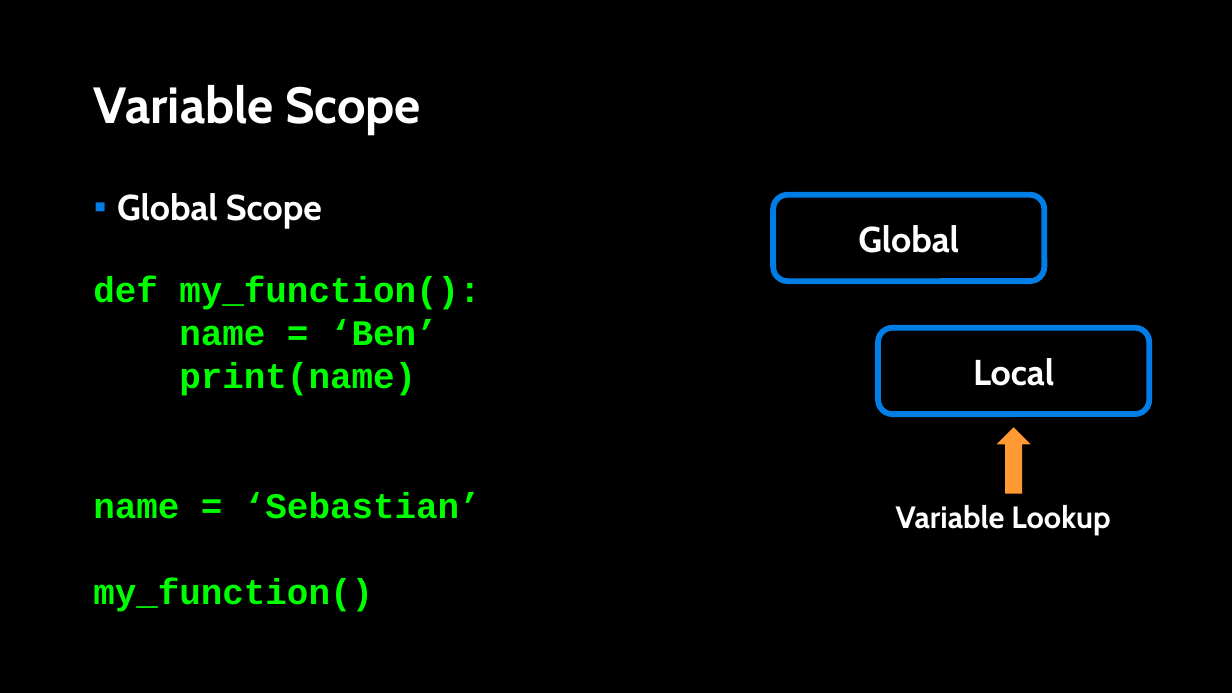
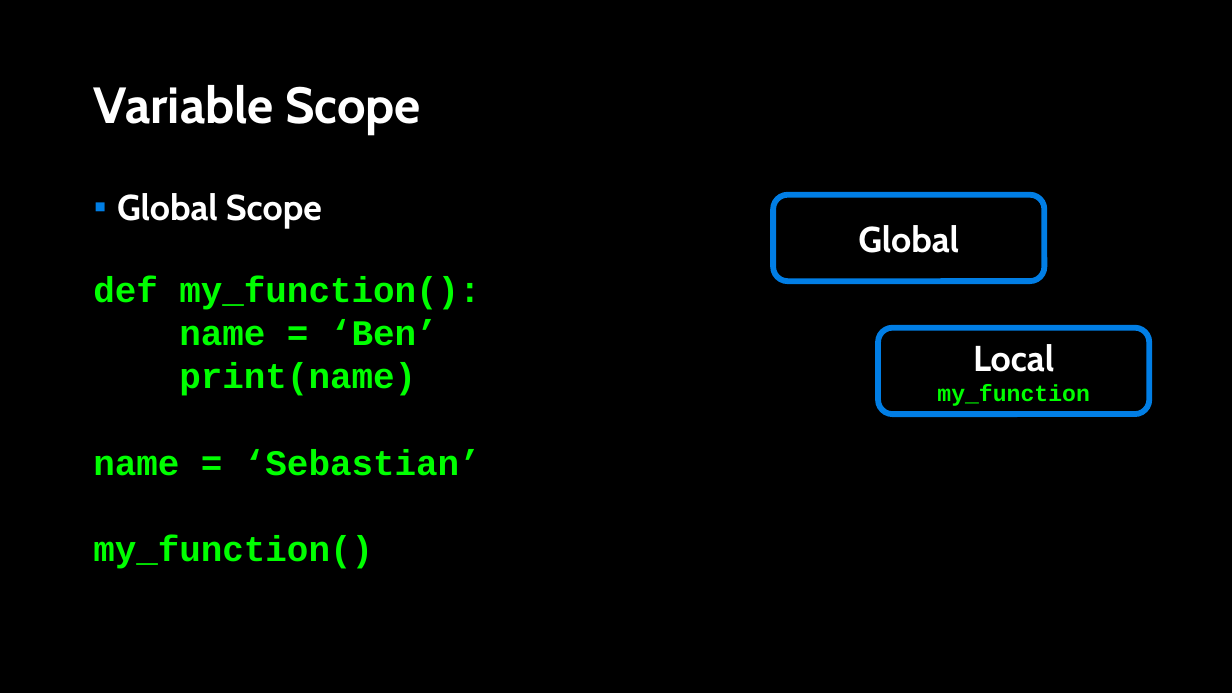
Before and after one commit to APS106/APS106-winter-2023-kinsella-goodfellow, a slide deck: slide 23 of lectures/week2/lecture2/slides/week2_lecture2.pptx (slide 15 before the commit). Drawn at 1232x693 pixels with LibreOffice and Linux fonts; fonts in the diff are those of the drawing; background and template pictures are left out. Boxes give left, top, right and bottom in pixels: in the first picture for what was removed or moved away, otherwise in the second. Text is boxed around its words. In the diff, an @@ line names an element or a change of style, - is before the commit and + after.

```diff
--- a/lectures/week2/lecture2/slides/week2_lecture2.pptx
+++ b/lectures/week2/lecture2/slides/week2_lecture2.pptx
@@ text "def my_function():" rewrapped from bbox=[93, 277, 481, 612] to bbox=[93, 277, 481, 569] @@
@@ text in rounded rectangle at bbox=[937, 385, 1089, 406]: paragraph added @@
+my_function
@@ down arrow removed at bbox=[997, 427, 1031, 494] @@
@@ text removed at bbox=[896, 505, 1110, 535] @@
-Variable Lookup
```
Also in this commit, not shown: 7 other slides changed, 20 slides added, 3 other files.
